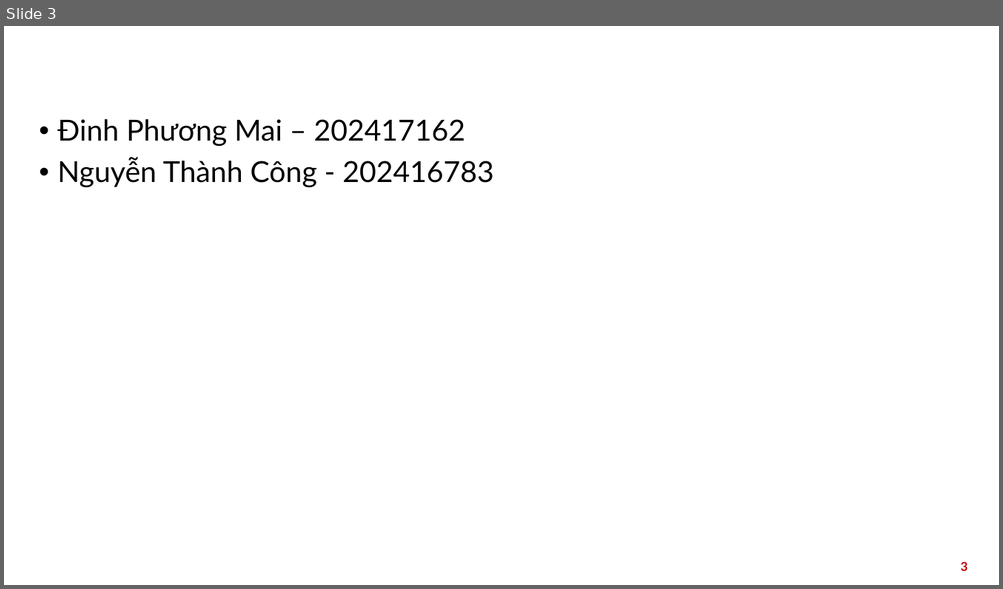
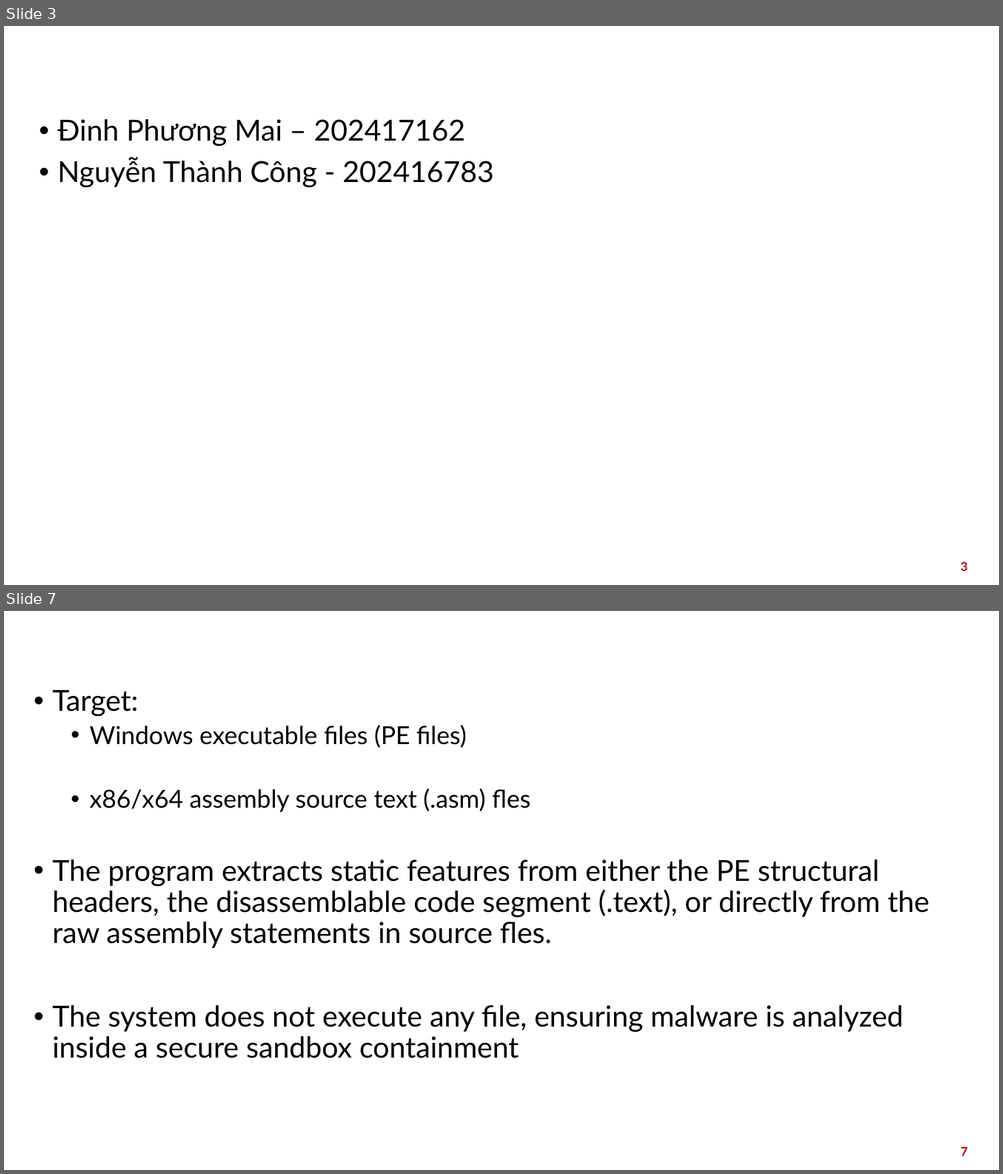
Before and after one commit to CrossXma/Project_I.20252, a slide deck: report/Slide.pptx. Shown one above the other, each under a label of ours: slide 3 before the commit, slides 3 and 7 after it; the slides between them are not shown. The pictures are 1003x589 and 1003x1174 pixels, drawn with LibreOffice and Linux fonts; fonts in the diff are those of the drawing; background and template pictures are left out. Boxes give left, top, right and bottom in pixels: in the first picture for what was removed or moved away, otherwise in the second. Text is boxed around its words. In the diff, an @@ line names an element or a change of style, - is before the commit and + after.

```diff
--- a/report/Slide.pptx
+++ b/report/Slide.pptx
@@ slide 7 added at [4, 611, 999, 1170], background picture (left out) @@
@@ title added at [31, 620, 971, 655], 28 pt, text #FFFFFF, bold @@
+0. Background - Scope
@@ text added at [52, 690, 930, 1059], 28 pt, text #000000 @@
+• Target:
+  • Windows executable files (PE files)
+  • x86/x64 assembly source text (.asm) fles
+• The program extracts static features from either the PE structural headers, the disassemblable code segment (.text), or directly from the raw assembly statements in source fles.
+• The system does not execute any file, ensuring malware is analyzed inside a secure sandbox containment
@@ page number added at [960, 1147, 967, 1156], 12 pt, text #C00000, bold @@
+7
```
Also in this commit, not shown: 2 slides changed, 3 other slides added, 2 other files.
